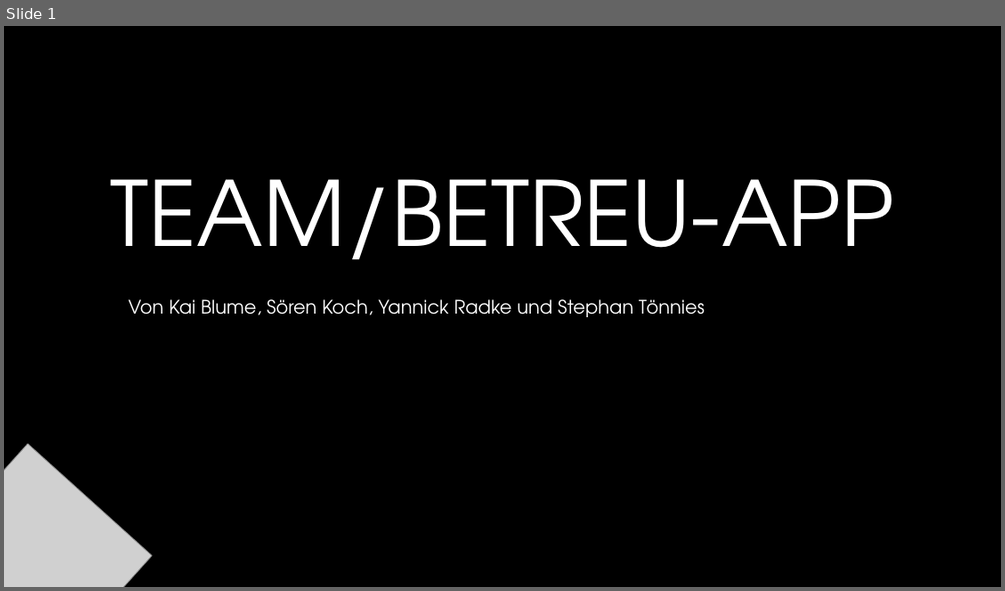
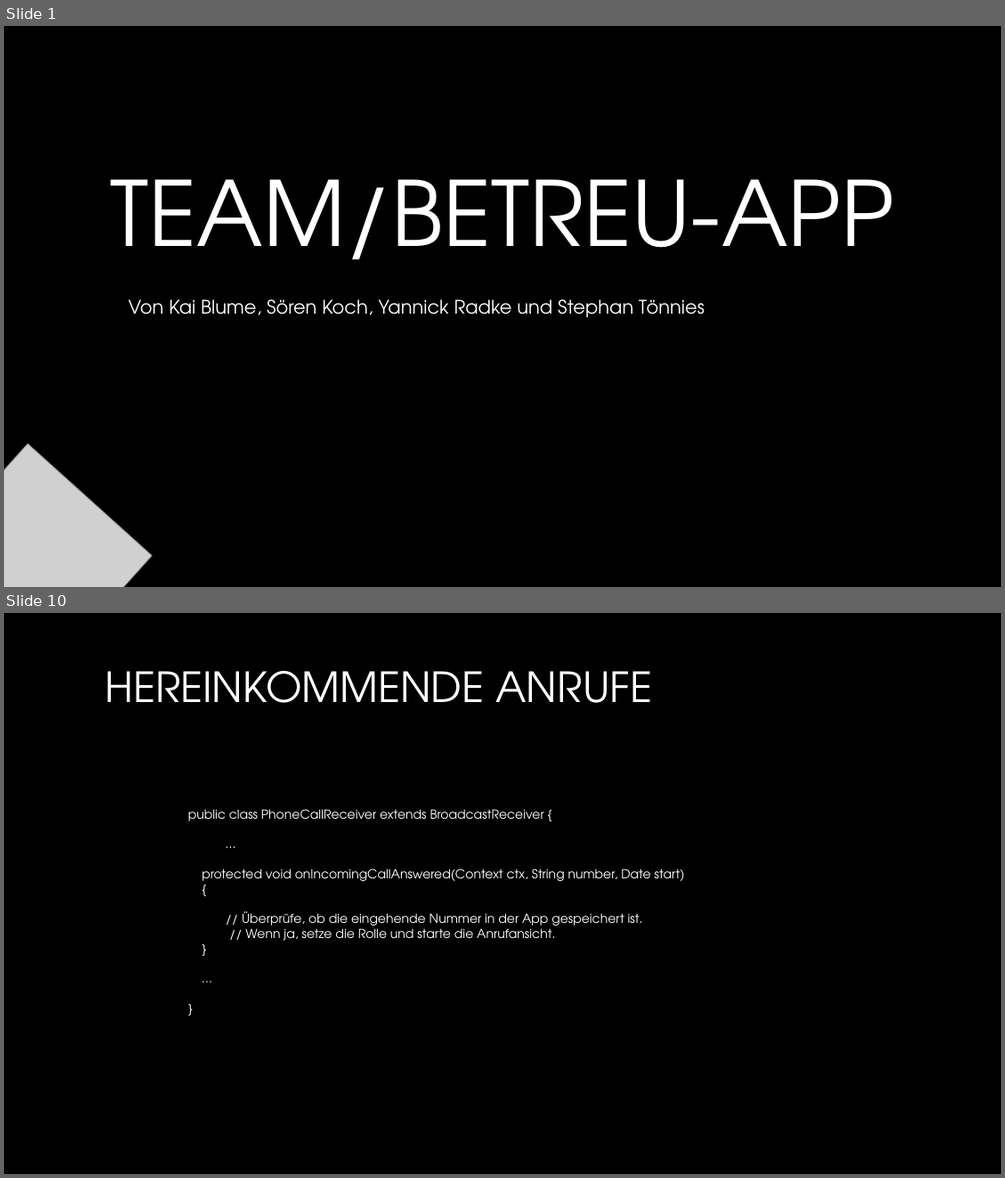
Before and after one commit to YK18415/TeamAndroid, a slide deck: documentation/TeamAndroid_Praesentation.pptx. Shown one above the other, each under a label of ours: slide 1 before the commit, slides 1 and 10 after it; the slides between them are not shown. The pictures are 1005x591 and 1005x1178 pixels, drawn with LibreOffice and Linux fonts; fonts in the diff are those of the drawing; grey boxes stand for pictures; background and template pictures are left out. Boxes give left, top, right and bottom in pixels: in the first picture for what was removed or moved away, otherwise in the second. Text is boxed around its words. In the diff, an @@ line names an element or a change of style, - is before the commit and + after.

Commit message:
refactored (AndroidManifest.xml, MainActivity, PhoneCallReceiver, strings.xml) and finished the presentation to 98%.

```diff
--- a/documentation/TeamAndroid_Praesentation.pptx
+++ b/documentation/TeamAndroid_Praesentation.pptx
@@ slide 10 added at [4, 613, 1001, 1174], background picture (left out) @@
@@ title added at [105, 671, 652, 703], 40 pt, text gradient #FFFFFF to #A6A6A6 @@
+HEREINKOMMENDE ANRUFE
@@ text added at [188, 809, 685, 941], 12 pt, text #FFFFFF @@
+public class PhoneCallReceiver extends BroadcastReceiver {
+…
+protected void onIncomingCallAnswered(Context ctx, String number, Date start)
+{
+// Überprüfe, ob die eingehende Nummer in der App gespeichert ist.
+// Wenn ja, setze die Rolle und starte die Anrufansicht.
+}
+…
+}
```
Also in this commit, not shown: 3 slides changed, 9 other slides added, 2 slides removed, 4 other files.
